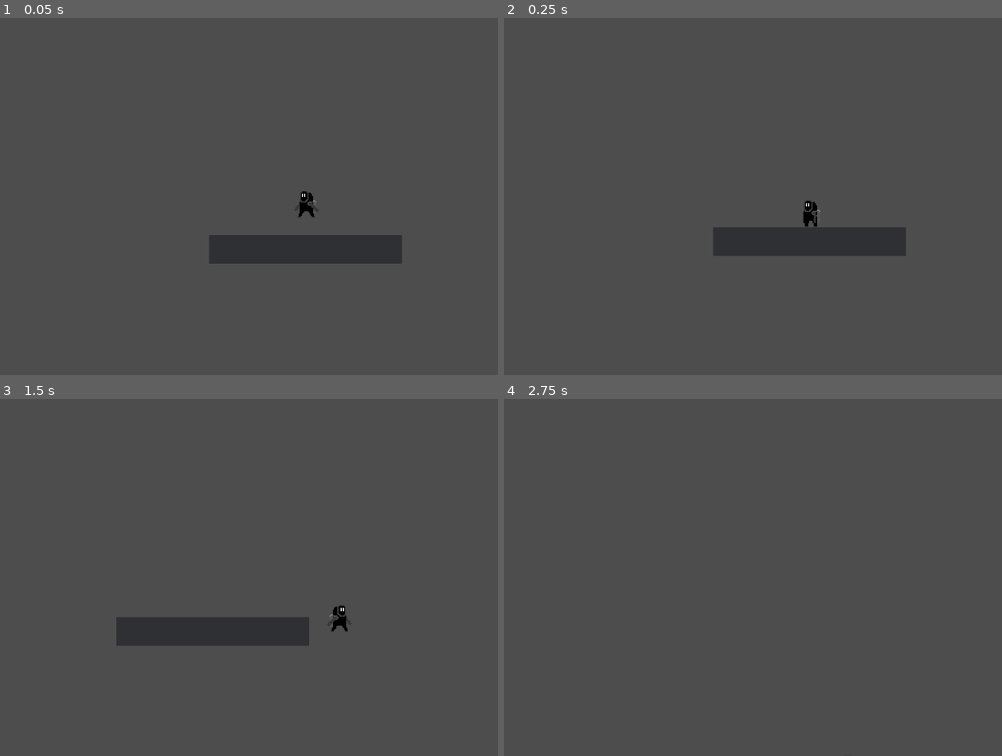
Above: before the commit, frames 1-4 (two rows, left to right).
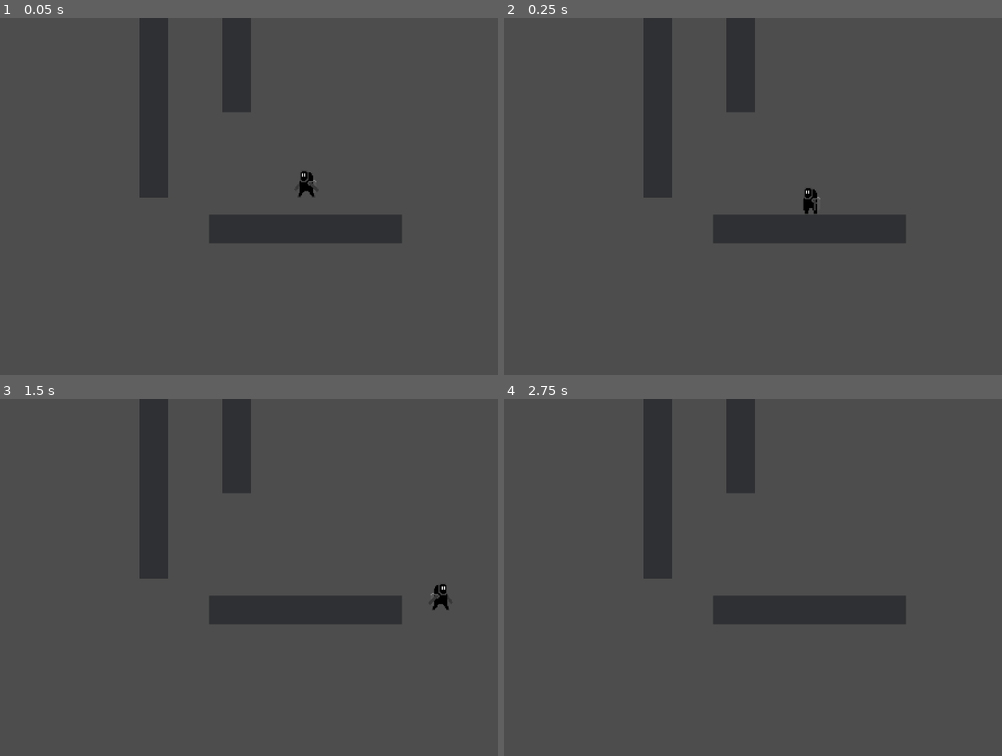
Above: after the commit, the same moments.

Repository: Mikey-Mikey/Untitled-Stealth-Game
Game: Godot game, scene res://world.tscn
The game is run twice, just before and just after one commit, with the same random seed, the same clock (stepped at 60 frames per second) and the same inputs.
Inputs:
- Up to frame 1 (0.05 s): no input
- Up to frame 2 (0.25 s): no input
- Up to frame 3 (1.5 s): hold D (move_right) from 0.53 s (still down); tap W (jump) at 0.6, 0.77, 1.07, 1.35 s
- Up to frame 4 (2.75 s): tap W (jump) at 1.52, 1.82, 2.1 s; release D (move_right) at 2.03 s; hold A (move_left) from 2.03 s (still down)

The runs differ from the first frame. In frame 1, 9.0% of the frame differs, in the area x 28-81%, y 0-69%; in frame 2, 7.1%; in frame 3, 9.7%, in the area x 23-91%, y 0-70%; in frame 4, 7.4%.

Commit message:
Added wall jumping

Diff:
--- a/Scenes/player.tscn
+++ b/Scenes/player.tscn
@@ -44,6 +44,9 @@
 "speed": 6.0
 }]
 
+[sub_resource type="RectangleShape2D" id="RectangleShape2D_55pfx"]
+size = Vector2(3, 48)
+
 [node name="Player" type="CharacterBody2D" node_paths=PackedStringArray("player_sprite")]
 script = ExtResource("1_dduwg")
 player_sprite = NodePath("AnimatedSprite2D")
@@ -59,7 +62,17 @@
 animation = &"jump"
 offset = Vector2(0, -16)
 
-[node name="Camera2D" type="Camera2D" parent="."]
-position = Vector2(0, -37)
-process_callback = 0
-position_smoothing_enabled = true
+[node name="LeftWallDetect" type="Area2D" parent="."]
+collision_mask = 2
+
+[node name="CollisionShape2D" type="CollisionShape2D" parent="LeftWallDetect"]
+position = Vector2(-16, -26)
+shape = SubResource("RectangleShape2D_55pfx")
+
+[node name="RightWallDetect" type="Area2D" parent="."]
+position = Vector2(27, 0)
+collision_mask = 2
+
+[node name="CollisionShape2D" type="CollisionShape2D" parent="RightWallDetect"]
+position = Vector2(-11, -26)
+shape = SubResource("RectangleShape2D_55pfx")
--- a/Scripts/player.gd
+++ b/Scripts/player.gd
@@ -6,13 +6,19 @@
 @export var gravity : float = 1200 # Gravity in pixels per second squared
 @export var player_sprite : AnimatedSprite2D = null
 
+@onready var left_wall_detect = $LeftWallDetect
+@onready var right_wall_detect = $RightWallDetect
+
 func _physics_process (delta: float):
 
     var movement_x = Input.get_axis("move_left", "move_right")
+
     if movement_x != 0:
+        player_sprite.flip_h = movement_x > 0
+
+    if abs(velocity.x) > 5:
         player_sprite.play("run")
         player_sprite.speed_scale = abs(velocity.x * 0.006)
-        player_sprite.flip_h = movement_x > 0
     elif is_on_floor():
         player_sprite.play("idle")
 
@@ -21,10 +27,18 @@
     if not is_on_floor():
         player_sprite.play("jump")
         velocity.y += gravity * delta
-        velocity.x += movement_x * player_speed * delta
+        velocity.x += (movement_x * player_speed - velocity.x) * 0.05
     else:
-        velocity.x += (movement_x * player_speed - velocity.x) * 0.1
-        if Input.is_action_just_pressed("jump"):
+        velocity.x += (movement_x * player_speed - velocity.x) * 0.2
+
+    if Input.is_action_just_pressed("jump"):
+        if is_on_floor() or left_wall_detect.has_overlapping_bodies() or right_wall_detect.has_overlapping_bodies():
             velocity.y = -sqrt(2 * gravity * 100)
 
+        if left_wall_detect.has_overlapping_bodies():
+            velocity.x = player_speed
+
+        if right_wall_detect.has_overlapping_bodies():
+            velocity.x = -player_speed
+
     move_and_slide()
--- a/project.godot
+++ b/project.godot
@@ -42,3 +42,7 @@
 "events": [Object(InputEventKey,"resource_local_to_scene":false,"resource_name":"","device":-1,"window_id":0,"alt_pressed":false,"shift_pressed":false,"ctrl_pressed":false,"meta_pressed":false,"pressed":false,"keycode":0,"physical_keycode":83,"key_label":0,"unicode":115,"echo":false,"script":null)
 ]
 }
+
+[layer_names]
+
+2d_physics/layer_2="Ground"
--- a/world.tscn
+++ b/world.tscn
@@ -7,11 +7,16 @@
 
 [node name="World" type="Node2D"]
 
+[node name="Camera2D" type="Camera2D" parent="."]
+position = Vector2(524, 258)
+process_callback = 0
+
 [node name="Player" parent="." instance=ExtResource("1_22vpi")]
 position = Vector2(524, 258)
 
 [node name="StaticBody2D" type="StaticBody2D" parent="."]
 position = Vector2(358, 301)
+collision_layer = 3
 
 [node name="CollisionShape2D" type="CollisionShape2D" parent="StaticBody2D"]
 position = Vector2(164.5, 16)
@@ -23,3 +28,35 @@
 offset_right = 339.0
 offset_bottom = 42.0
 color = Color(0.186, 0.1902, 0.2, 1)
+
+[node name="StaticBody2D2" type="StaticBody2D" parent="."]
+position = Vector2(232, 250)
+rotation = -1.5708
+collision_layer = 3
+
+[node name="CollisionShape2D" type="CollisionShape2D" parent="StaticBody2D2"]
+position = Vector2(164.5, 16)
+shape = SubResource("RectangleShape2D_odk57")
+
+[node name="ColorRect" type="ColorRect" parent="StaticBody2D2"]
+offset_left = -10.0
+offset_top = -10.0
+offset_right = 339.0
+offset_bottom = 42.0
+color = Color(0.186, 0.1902, 0.2, 1)
+
+[node name="StaticBody2D3" type="StaticBody2D" parent="."]
+position = Vector2(382, 95)
+rotation = -1.5708
+collision_layer = 3
+
+[node name="CollisionShape2D" type="CollisionShape2D" parent="StaticBody2D3"]
+position = Vector2(164.5, 16)
+shape = SubResource("RectangleShape2D_odk57")
+
+[node name="ColorRect" type="ColorRect" parent="StaticBody2D3"]
+offset_left = -10.0
+offset_top = -10.0
+offset_right = 339.0
+offset_bottom = 42.0
+color = Color(0.186, 0.1902, 0.2, 1)
Not shown: 1 places in Scenes/player.tscn that only renumber resources
